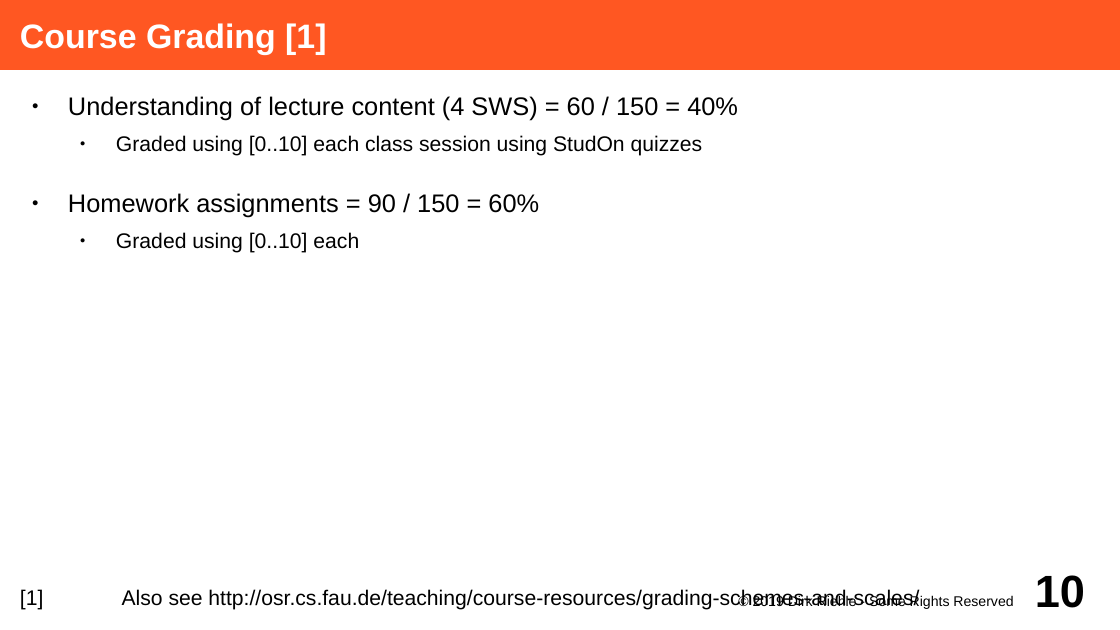
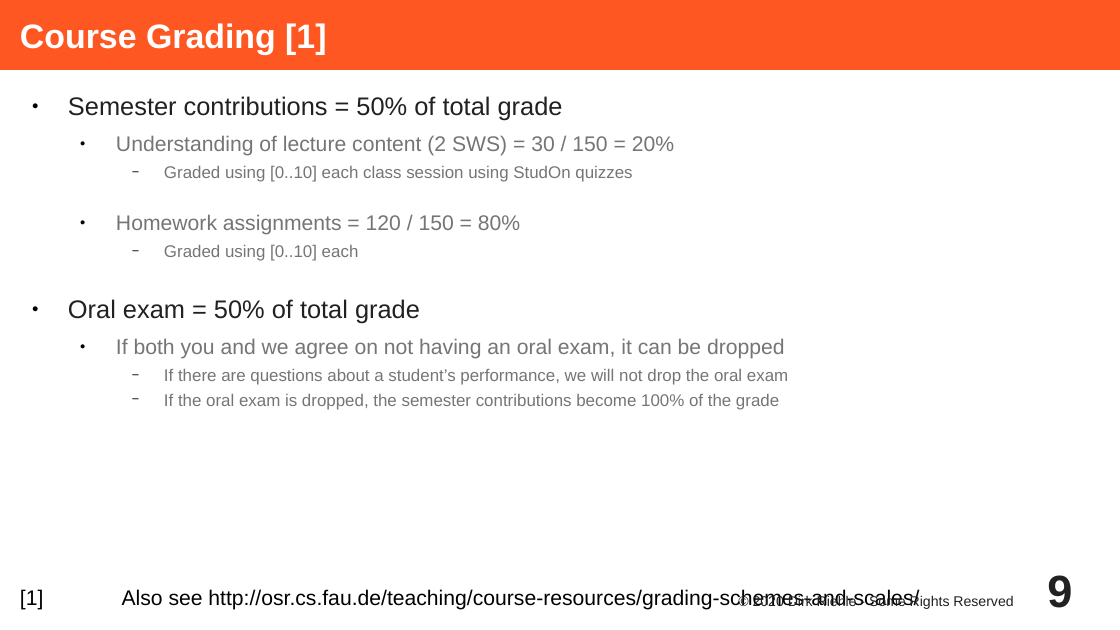
Before and after one commit to dirkriehle/adap-course, a slide deck: slide 9 of Lecture Slides/ADAP A01 - Course Introduction.odp (slide 10 before the commit). Drawn at 1120x630 pixels with LibreOffice and Linux fonts; fonts in the diff are those of the drawing. Boxes give left, top, right and bottom in pixels: in the first picture for what was removed or moved away, otherwise in the second. Text is boxed around its words. In the diff, an @@ line names an element or a change of style, - is before the commit and + after.

```diff
--- a/Lecture Slides/ADAP A01 - Course Introduction.odp
+++ b/Lecture Slides/ADAP A01 - Course Introduction.odp
@@ text at [68, 96, 674, 156]: text changed; size 18 to 15 pt; text colour #000000 to #757575 @@
-● Understanding of lecture content (4 SWS) = 60 / 150 = 40%
+● Semester contributions = 50% of total grade
+  ● Understanding of lecture content (2 SWS) = 30 / 150 = 20%
@@ text at [116, 214, 520, 235]: text changed; size 18 to 15 pt; text colour #000000 to #757575 @@
-● Homework assignments = 90 / 150 = 60%
+  ● Homework assignments = 120 / 150 = 80%
@@ text at [164, 245, 359, 261]: size 15 to 12 pt, text colour #000000 to #757575 in "Graded using [0..10] each class session using ...", "Graded using [0..10] each"; bullet ● to −; list level 2 to 3 in "Graded using [0..10] each class ..."; list level 2 to 3 in "Graded using [0..10] each" @@
@@ text at [68, 299, 788, 410]: paragraphs added @@
+● Oral exam = 50% of total grade
+  ● If both you and we agree on not having an oral exam, it can be dropped
+    − If there are questions about a student’s performance, we will not drop the oral exam
+    − If the oral exam is dropped, the semester contributions become 100% of the grade
@@ text at [753, 594, 1013, 609]: text changed; text colour #000000 to #212121 @@
-© 2019 Dirk Riehle - Some Rights Reserved
+© 2020 Dirk Riehle - Some Rights Reserved
@@ page number at [1047, 575, 1072, 608]: text changed; text colour #000000 to #212121 @@
-10
+9
```
Also in this commit, not shown: 18 other slides changed, 2 slides added, 1 slide removed, 24 other files.
